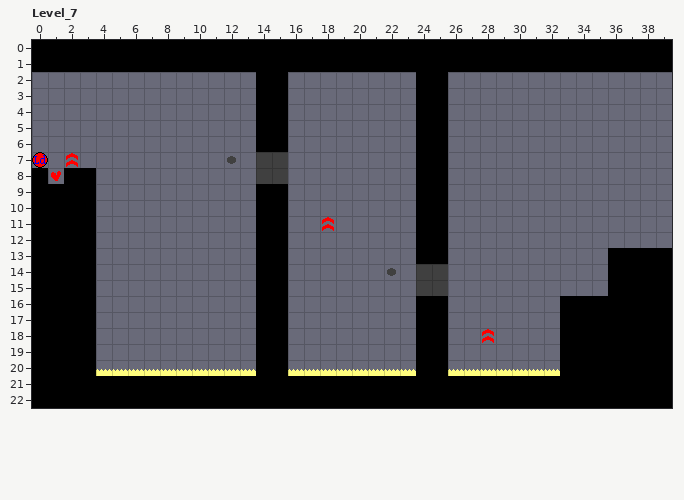
Two states of a LDtk project, Assets/Game/World/Levels.ldtk. Above is the file before it was changed.
Cells are 16x16 px. Shown: Level_7 x 0..39, y 0..22. The commit also changed other parts of the map, which this record leaves out.
After the commit:
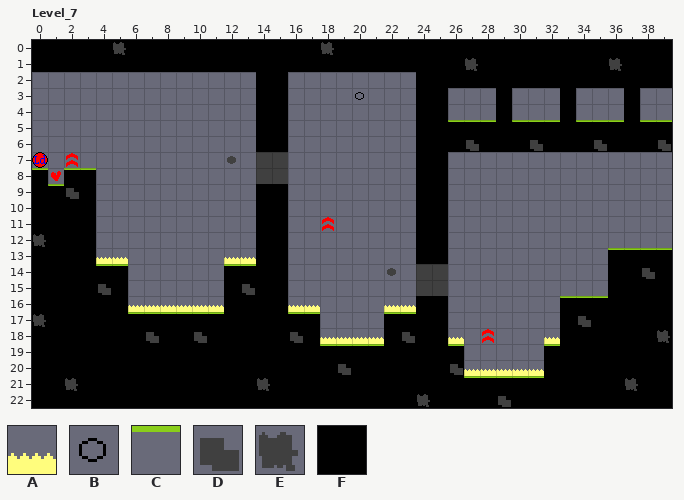
Key: from "Entities": A 14, B 20, C 28, D 34, E 54; from "Ground": F 0.
_ is an empty cell.
The exact change:
Layer "Ground":
y 2: x 26..39 ______________ -> FFFFFFFFFFFFFF
y 3..4: x 29 _ -> F; x 33 _ -> F; x 37 _ -> F
y 5..6: x 26..39 ______________ -> FFFFFFFFFFFFFF
y 14..16: x 4..5 __ -> FF; x 12..13 __ -> FF
y 17..18: x 4..13 __________ -> FFFFFFFFFF; x 16..17 __ -> FF; x 22..23 __ -> FF
y 19..20: x 4..13 __________ -> FFFFFFFFFF; x 16..23 ________ -> FFFFFFFF; x 26 _ -> F; x 32 _ -> F
Layer "Entities":
y 0: x 5 _ -> E; x 18 _ -> E
y 1: x 27 _ -> E; x 36 _ -> E
y 3: x 20 _ -> B
y 5: x 26..28 ___ -> CCC; x 30..32 ___ -> CCC; x 34..36 ___ -> CCC; x 38..39 __ -> CC
y 6: x 27 _ -> D; x 31 _ -> D; x 35 _ -> D; x 39 _ -> D
y 8: x 0 _ -> C; x 2..3 __ -> CC
y 9: x 1..2 __ -> CD
y 12: x 0 _ -> E
y 13: x 4..5 __ -> AA; x 12..13 __ -> AA; x 36..39 ____ -> CCCC
y 14: x 4..5 __ -> CC; x 12..13 __ -> CC; x 38 _ -> D
y 15: x 4 _ -> D; x 13 _ -> D
y 16: x 6..11 ______ -> AAAAAA; x 16..17 __ -> AA; x 22..23 __ -> AA; x 33..35 ___ -> CCC
y 17: x 0 _ -> E; x 6..11 ______ -> CCCCCC; x 16..17 __ -> CC; x 22..23 __ -> CC; x 34 _ -> D
y 18: x 7 _ -> D; x 10 _ -> D; x 16 _ -> D; x 18..21 ____ -> AAAA; x 23 _ -> D; x 26 _ -> A; x 32 _ -> A; x 39 _ -> E
y 19: x 18..21 ____ -> CCCC; x 26 _ -> C; x 32 _ -> C
y 20: x 4..13 AAAAAAAAAA -> __________; x 16..23 AAAAAAAA -> ___D____; x 26 A -> D; x 32 A -> _
y 21: x 2 _ -> E; x 14 _ -> E; x 27..31 _____ -> CCCCC; x 37 _ -> E
y 22: x 24 _ -> E; x 29 _ -> D
